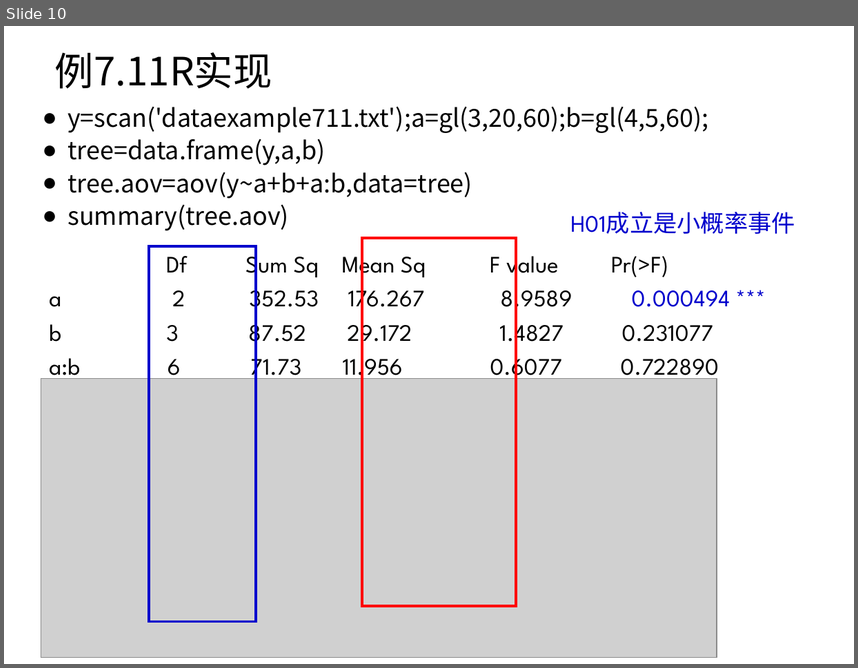
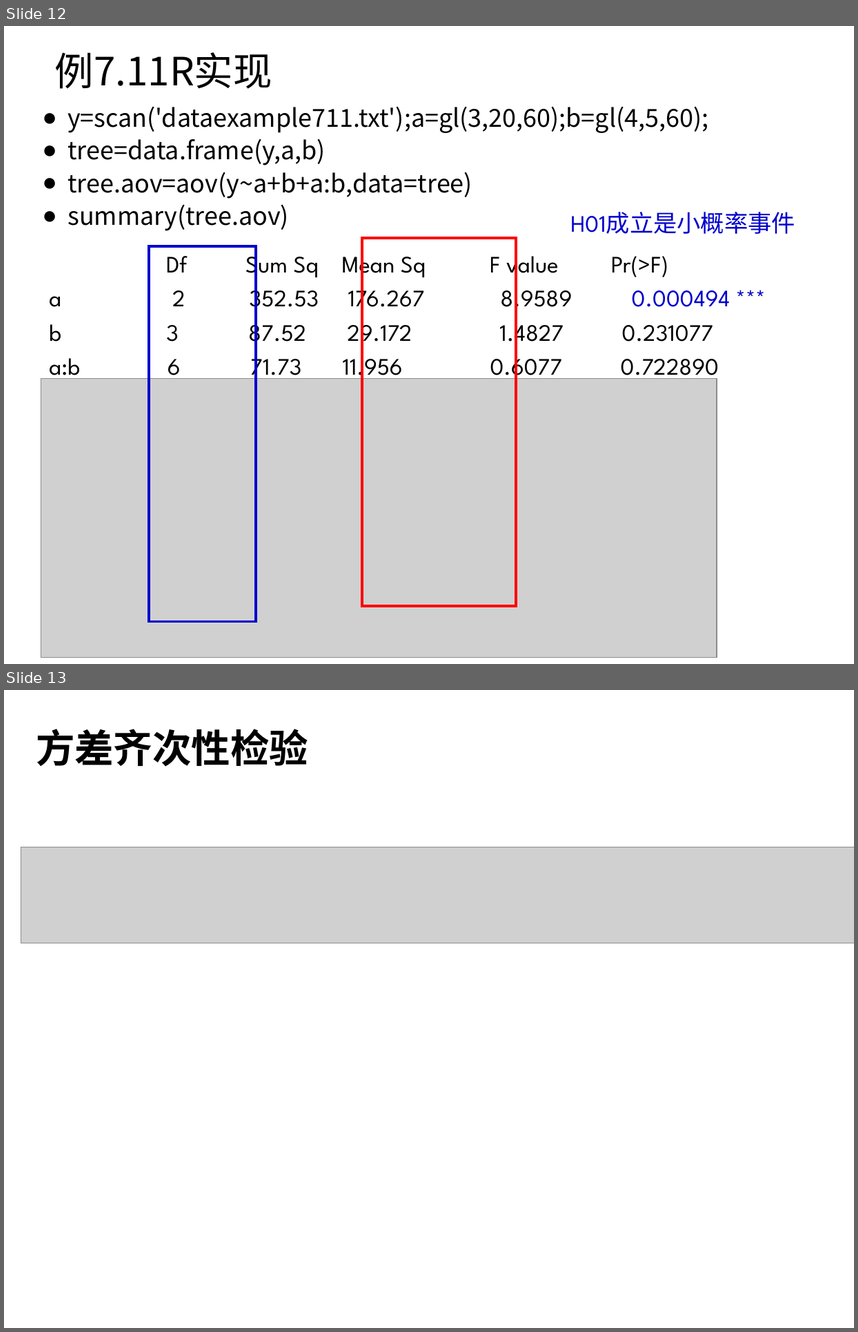
Before and after one commit to shfkuang/shfkuang.github.io, a slide deck: sc2019/scch73.ppt. Shown one above the other, each under a label of ours: slide 10 before the commit, slides 12 and 13 after it. The pictures are 858x668 and 858x1332 pixels, drawn with LibreOffice and Linux fonts; fonts in the diff are those of the drawing; grey boxes stand for pictures. Boxes give left, top, right and bottom in pixels: in the first picture for what was removed or moved away, otherwise in the second. Text is boxed around its words. In the diff, an @@ line names an element or a change of style, - is before the commit and + after.

```diff
--- a/sc2019/scch73.ppt
+++ b/sc2019/scch73.ppt
@@ slide 13 added at <box>4,690,854,1328</box>, background #FFFFFF @@
@@ title added at <box>36,729,308,767</box>, 33 pt, text #000000, bold @@
+方差齐次性检验
@@ picture added at <box>21,847,854,943</box> @@
@@ what was slide 10 is now slide 12 @@
```
Also in this commit, not shown: 2 slides changed, 7 other slides added, 3 slides removed, 3 other files.
